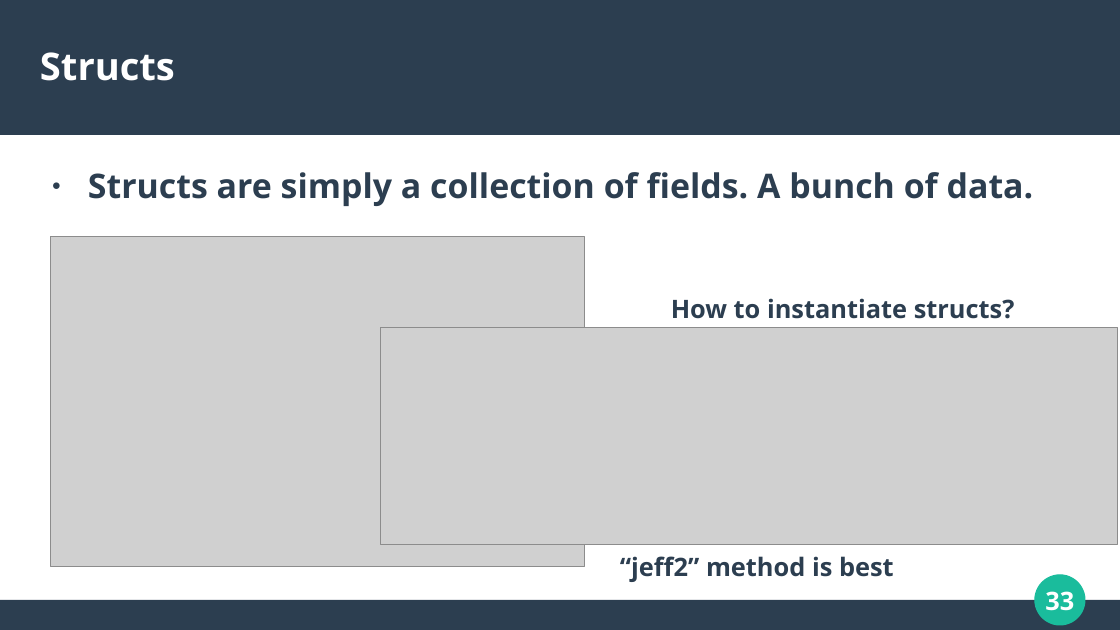
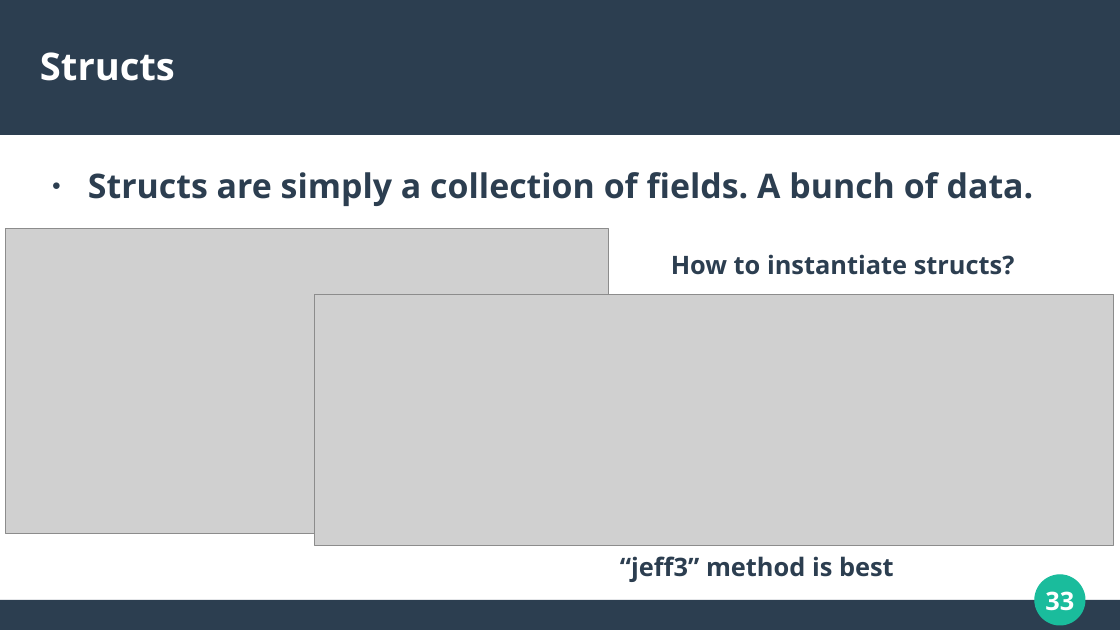
Before and after one commit to calvincramer/golang-training-1, a slide deck: slide 33 of presentation-1.odp. Drawn at 1120x630 pixels with LibreOffice and Linux fonts; fonts in the diff are those of the drawing; grey boxes stand for pictures. Boxes give left, top, right and bottom in pixels: in the first picture for what was removed or moved away, otherwise in the second. Text is boxed around its words. In the diff, an @@ line names an element or a change of style, - is before the commit and + after.

```diff
--- a/presentation-1.odp
+++ b/presentation-1.odp
@@ picture: place and size @@
-picture at (51, 237, 584, 567)
+picture at (5, 229, 608, 534)
@@ text "How to instantiate structs?": place and size @@
-text "How to instantiate structs?" at (671, 298, 1015, 319)
+text "How to instantiate structs?" at (671, 254, 1015, 275)
@@ picture: place and size @@
-picture at (381, 327, 1118, 544)
+picture at (315, 295, 1114, 546)
@@ text at (620, 556, 894, 582): text changed @@
-“jeff2” method is best
+“jeff3” method is best
```
Also in this commit, not shown: 17 other slides changed, 1 other file.
